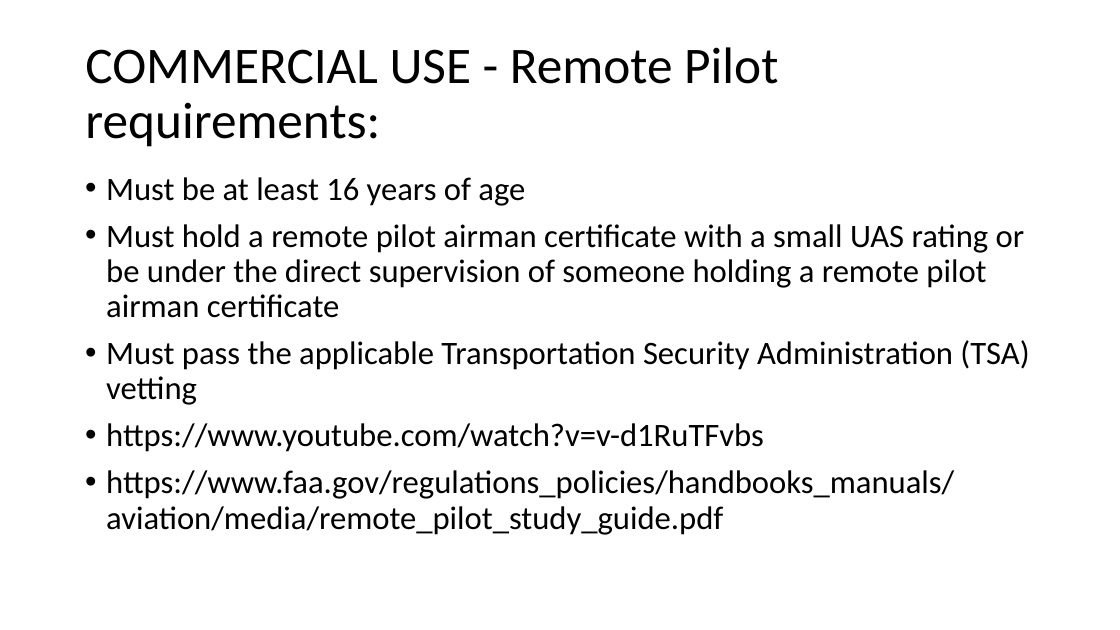
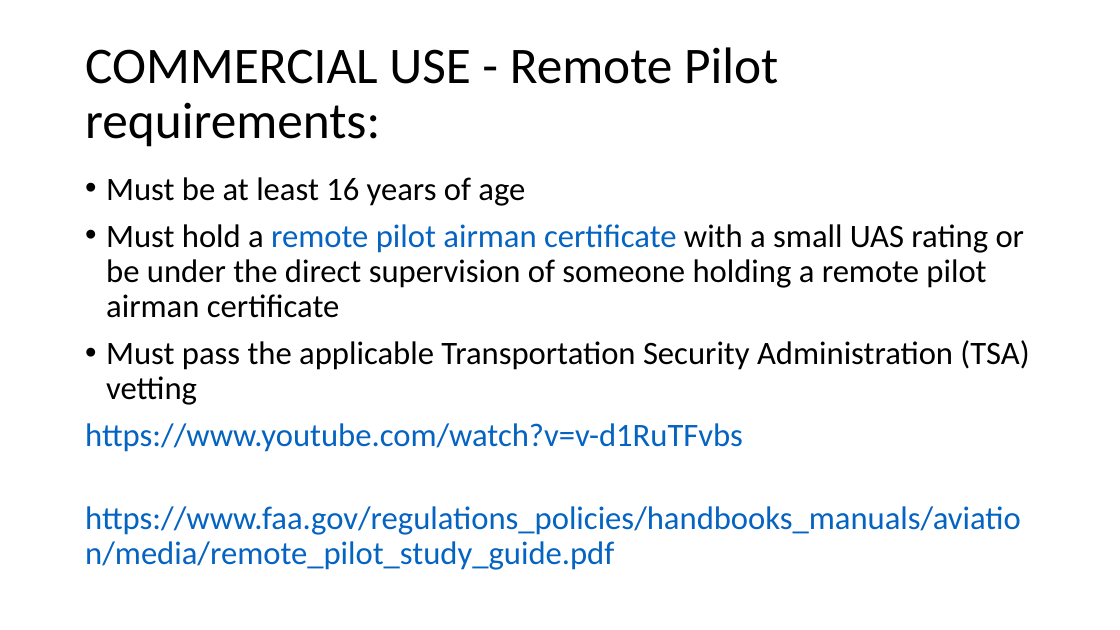
Before and after one commit to ncsu-geoforall-lab/uav-lidar-analytics-course, a slide deck: slide 8 of lectures/rules.ppt (slide 7 before the commit). Drawn at 1120x630 pixels with LibreOffice and Linux fonts; fonts in the diff are those of the drawing. Boxes give left, top, right and bottom in pixels: in the first picture for what was removed or moved away, otherwise in the second. Text is boxed around its words. In the diff, an @@ line names an element or a change of style, - is before the commit and + after.

```diff
--- a/lectures/rules.ppt
+++ b/lectures/rules.ppt
@@ text at (x1=85, y1=224, x2=1025, y2=570): text colour #000000 to #0563C1 in "remote pilot airman certificate", "https://www.youtube.com/watch?v=v-d1RuTFvbs", "https://www.faa.gov/regulations_policies/handbooks_manuals/a ..."; bullet • to none @@
```
Also in this commit, not shown: 10 other slides changed, 2 slides added, 11 other files.
